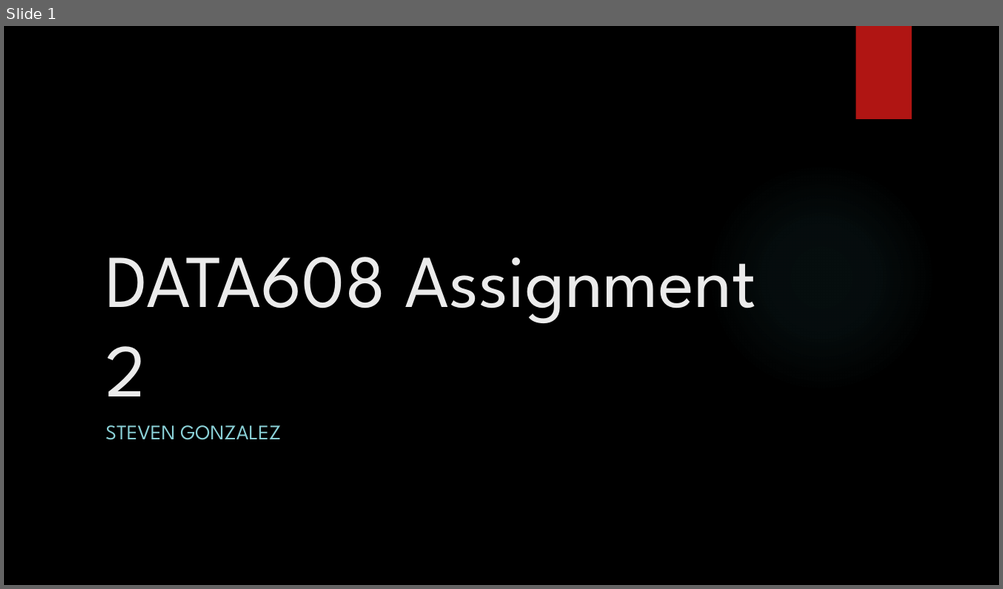
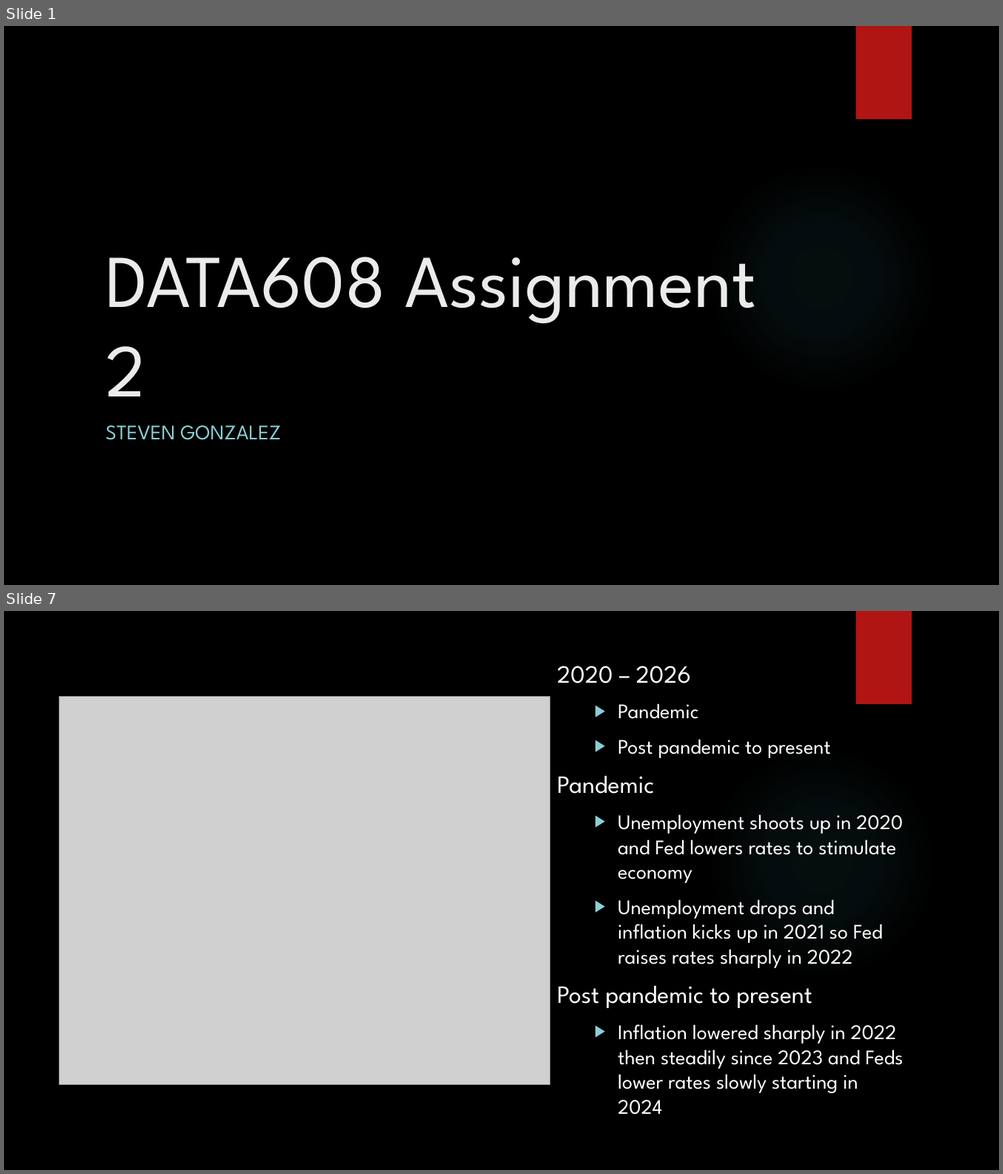
Before and after one commit to Stevee-G/Data608, a slide deck: Assignment2/DATA608_Assignment2_StevenGonzalez.pptx. Shown one above the other, each under a label of ours: slide 1 before the commit, slides 1 and 7 after it; the slides between them are not shown. The pictures are 1003x589 and 1003x1174 pixels, drawn with LibreOffice and Linux fonts; fonts in the diff are those of the drawing; grey boxes stand for pictures; background and template pictures are left out. Boxes give left, top, right and bottom in pixels: in the first picture for what was removed or moved away, otherwise in the second. Text is boxed around its words. In the diff, an @@ line names an element or a change of style, - is before the commit and + after.

```diff
--- a/Assignment2/DATA608_Assignment2_StevenGonzalez.pptx
+++ b/Assignment2/DATA608_Assignment2_StevenGonzalez.pptx
@@ slide 7 added at box(4, 611, 999, 1170), background picture (left out); not listed: 2 template elements that a slide beside it also shows @@
@@ text added at box(557, 666, 903, 1115), 20 pt, text #FFFFFF @@
+2020 – 2026
+  ▶ Pandemic
+  ▶ Post pandemic to present
+Pandemic
+  ▶ Unemployment shoots up in 2020 and Fed lowers rates to stimulate economy
+  ▶ Unemployment drops and inflation kicks up in 2021 so Fed raises rates sharply in 2022
+Post pandemic to present
+  ▶ Inflation lowered sharply in 2022 then steadily since 2023 and Feds lower rates slowly starting in 2024
@@ picture added at box(60, 696, 549, 1085) @@
```
Also in this commit, not shown: 3 slides changed, 3 other slides added, 4 slides removed.
